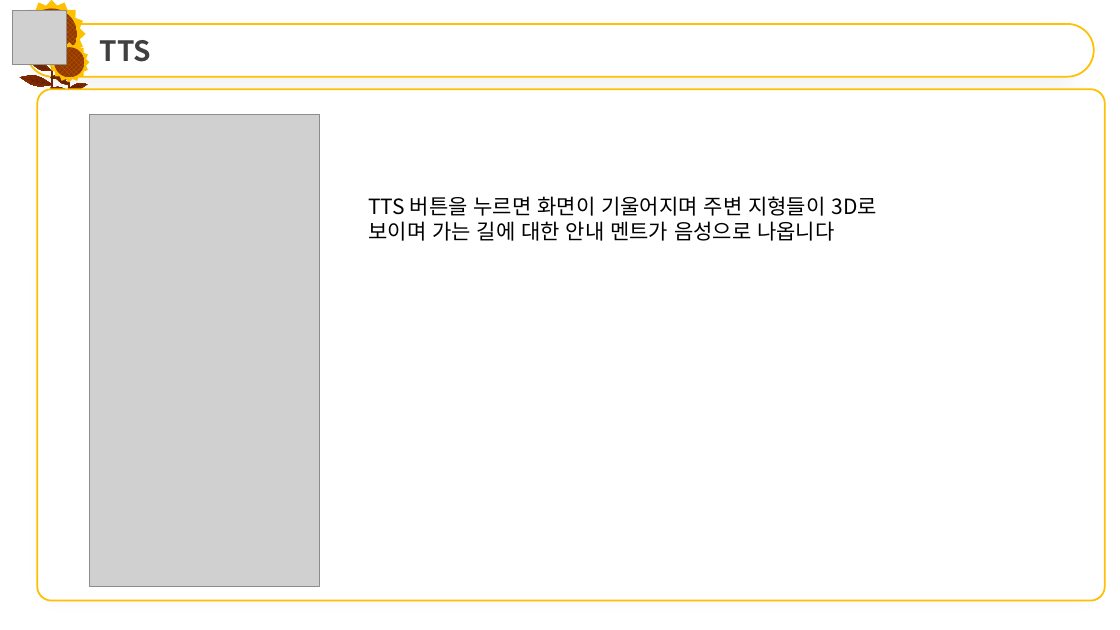
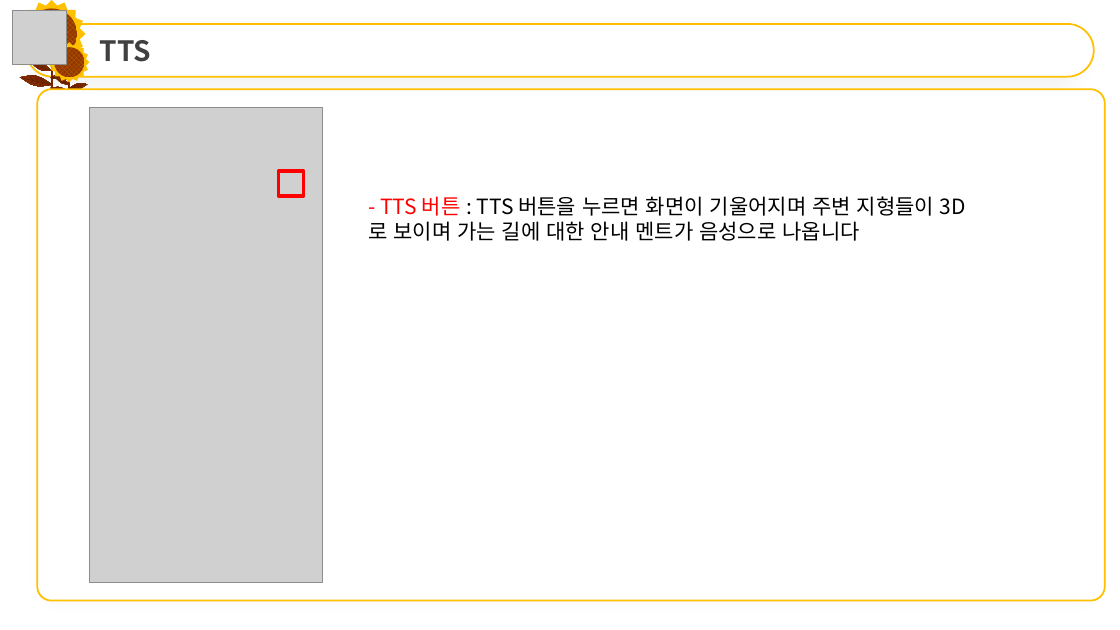
Before and after one commit to sanggae4133/capstone_1_ANY_WAY, a slide deck: slide 15 of 사용설명.pptx (slide 5 before the commit). Drawn at 1120x630 pixels with LibreOffice and Linux fonts; fonts in the diff are those of the drawing; grey boxes stand for pictures. Boxes give left, top, right and bottom in pixels: in the first picture for what was removed or moved away, otherwise in the second. Text is boxed around its words. In the diff, an @@ line names an element or a change of style, - is before the commit and + after.

```diff
--- a/사용설명.pptx
+++ b/사용설명.pptx
@@ picture: place and size @@
-picture at bbox=[90, 115, 320, 586]
+picture at bbox=[90, 107, 323, 582]
@@ rectangle added at bbox=[279, 171, 304, 197], outline #FF0000 3 pt @@
@@ text at bbox=[380, 196, 934, 241]: text changed @@
-TTS 버튼을 누르면 화면이 기울어지며 주변 지형들이 3D로 보이며 가는 길에 대한 안내 멘트가 음성으로 나옵니다
+- TTS 버튼 : TTS 버튼을 누르면 화면이 기울어지며 주변 지형들이 3D로 보이며 가는 길에 대한 안내 멘트가 음성으로 나옵니다
```
Also in this commit, not shown: 3 other slides changed, 10 slides added, 2 other files.
